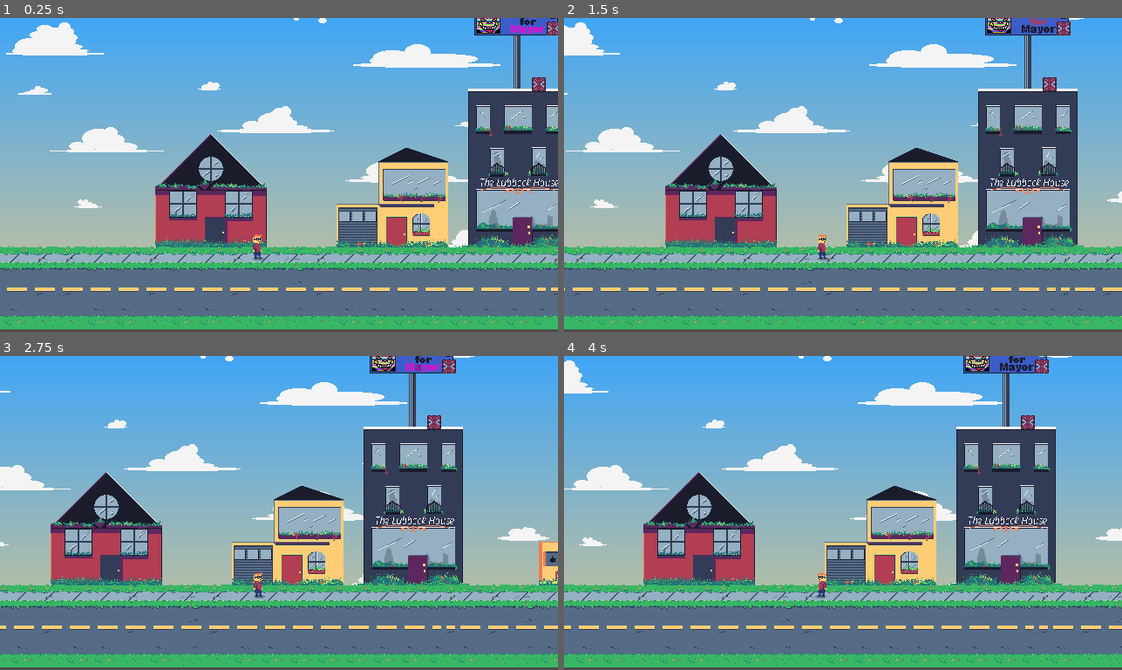
Above: before the commit, frames 1-4 (two rows, left to right).
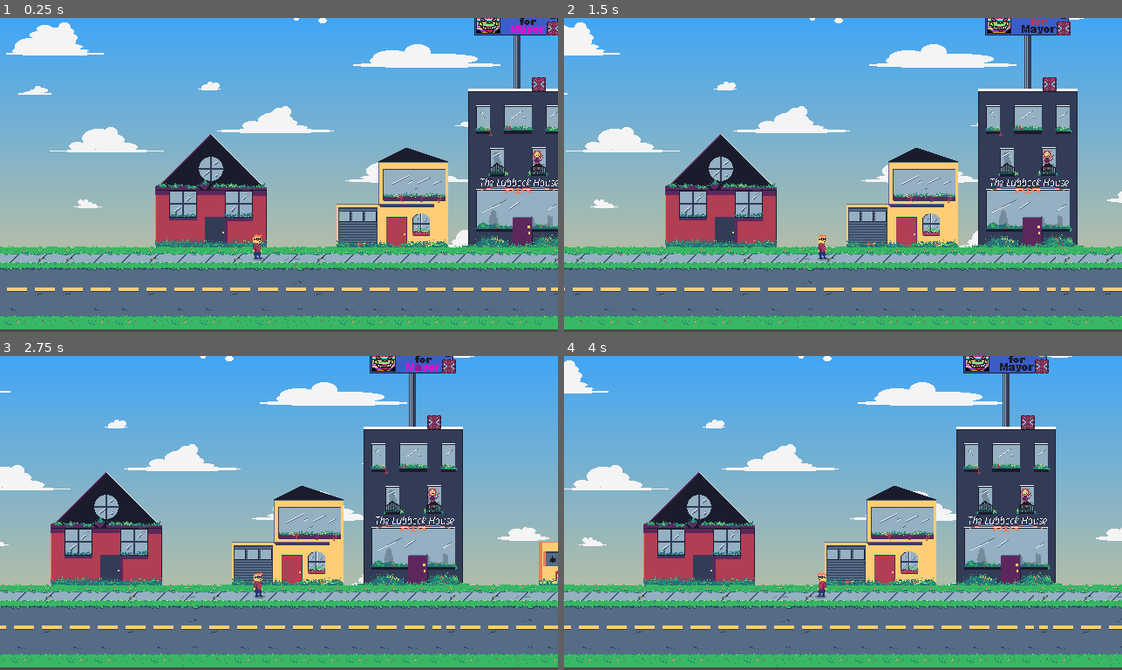
Above: after the commit, the same moments.

Repository: TylerZonies/GJ_SuperVictim
Game: Godot game, scene res://scenes/tilemaps.tscn
Two runs of this game, one before a commit and one after it. Both use one fixed random seed, a clock stepped at 60 frames per second and the inputs below. This scene is started directly instead of the project's main scene.
Inputs:
- Up to frame 1 (0.25 s): no input
- Up to frame 2 (1.5 s): hold D (right) 0.53-1.28 s; tap F (push) at 0.6, 1.35 s; hold S (down) from 1.28 s (still down)
- Up to frame 3 (2.75 s): release S (down) at 2.03 s; hold D (right) from 2.03 s (still down); tap F (push) at 2.1 s
- Up to frame 4 (4 s): release D (right) at 2.78 s; hold W (up) 2.78-3.53 s; tap F (push) at 2.85, 3.6 s; hold A (left) from 3.53 s (still down)

The runs differ from the first frame. In frame 1, less than 0.1% of the frame differs, in the area x 95-98%, y 42-49%; in frame 2, less than 0.1%; in frame 3, less than 0.1%; in frame 4, less than 0.1%.

Commit message:
just the tip

Diff:
--- a/SUPERVICTIM/scenes/tilemaps.tscn
+++ b/SUPERVICTIM/scenes/tilemaps.tscn
@@ -10,6 +10,8 @@
 [ext_resource path="res://assets/objects/billboard.tscn" type="PackedScene" id=8]
 [ext_resource path="res://scenes/car.gd" type="Script" id=9]
 [ext_resource path="res://assets/objects/box.tscn" type="PackedScene" id=10]
+[ext_resource path="res://assets/chars/oboy.tscn" type="PackedScene" id=11]
+[ext_resource path="res://assets/chars/girl_on_phone.tscn" type="PackedScene" id=12]
 [ext_resource path="res://assets/chars/bartender.tscn" type="PackedScene" id=13]
 [ext_resource path="res://assets/sounds/wind_loop.ogg" type="AudioStream" id=16]
 
@@ -185,7 +187,7 @@
 cell_size = Vector2( 16, 16 )
 cell_tile_origin = 1
 format = 1
-tile_data = PoolIntArray( 458750, 1, 0, 393216, 0, 0, 393218 …(442 unchanged characters)… 393280, 0, 0, 393282, 1, 0, 393284, 0, 0 )
+tile_data = PoolIntArray( 458750, 1, 0, 393216, 0, 0, 393218 …(442 unchanged characters)… 393280, 0, 0, 393282, 1, 0, 393284, 0, 0, 393286, 0, 0, 393288, 2, 0, 393290, 1, 0, 393292, 0, 0 )
 
 [node name="collision" type="TileMap" parent="."]
 visible = false
@@ -222,9 +224,16 @@
 position = Vector2( 839.059, 23.672 )
 
 [node name="npcs" type="Node2D" parent="."]
+position = Vector2( 6.46352, -0.328003 )
 
 [node name="bartender" parent="npcs" instance=ExtResource( 13 )]
-position = Vector2( 1030.46, 78.8601 )
+position = Vector2( 1030.46, 86.8601 )
+
+[node name="oboy" parent="npcs" instance=ExtResource( 11 )]
+position = Vector2( 798.464, 79.672 )
+
+[node name="girl_on_phone" parent="npcs" instance=ExtResource( 12 )]
+position = Vector2( 608, 0.328003 )
 
 [node name="player" parent="." instance=ExtResource( 3 )]
 position = Vector2( 293.25, 94.8601 )
@@ -234,13 +243,13 @@
 anchor_mode = 0
 current = true
 limit_left = 0
-limit_right = 1060
+limit_right = 1180
 
 [node name="cars" type="Node2D" parent="."]
 script = ExtResource( 9 )
 
 [node name="car_right" type="Position2D" parent="cars"]
-position = Vector2( 1134.46, 119.672 )
+position = Vector2( 1222.46, 119.672 )
 
 [node name="car_left" type="Position2D" parent="cars"]
 position = Vector2( -97.5365, 159.672 )
Not shown: 1 places in SUPERVICTIM/scenes/tilemaps.tscn that only renumber resources
